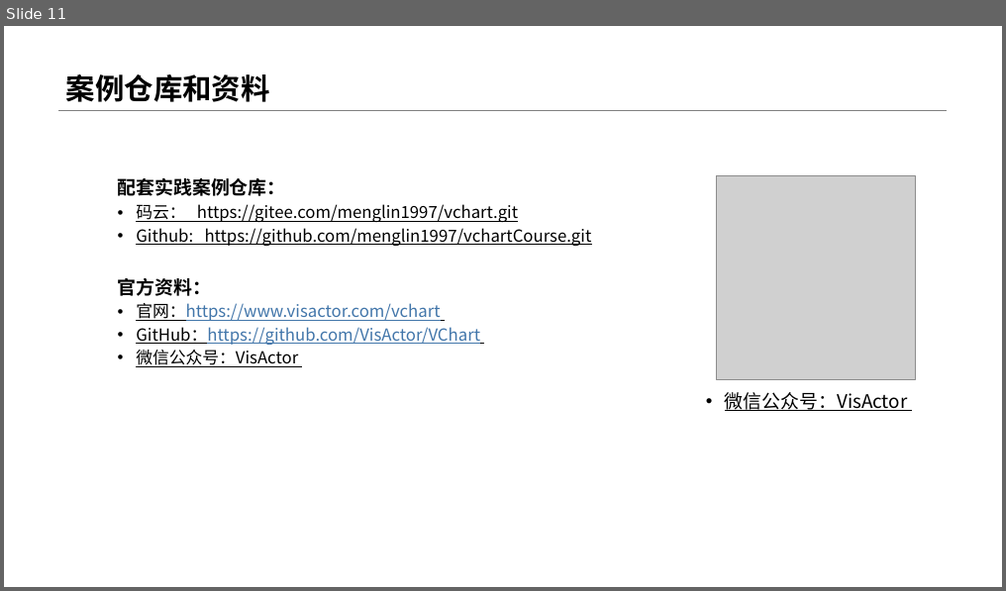
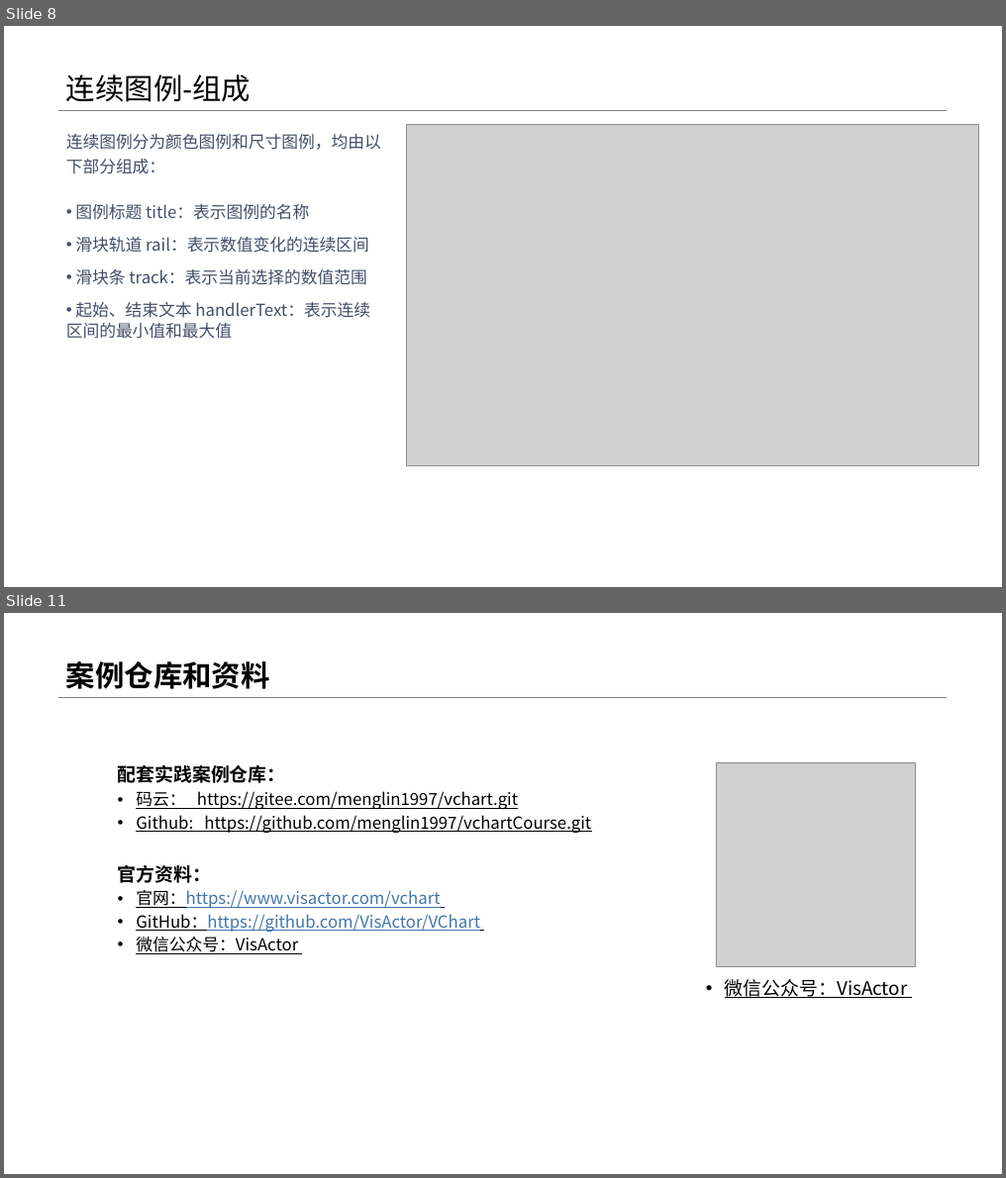
Before and after one commit to menglin1997/vchartCourse, a slide deck: code/Chapter 2 - Detailed Explanation of Chart Concepts/11-Legend/11-Legend图例.pptx. Shown one above the other, each under a label of ours: slide 11 before the commit, slides 8 and 11 after it; the slides between them are not shown. The pictures are 1006x591 and 1006x1178 pixels, drawn with LibreOffice and Linux fonts; fonts in the diff are those of the drawing; grey boxes stand for pictures. Boxes give left, top, right and bottom in pixels: in the first picture for what was removed or moved away, otherwise in the second. Text is boxed around its words. In the diff, an @@ line names an element or a change of style, - is before the commit and + after.

```diff
--- a/code/Chapter 2 - Detailed Explanation of Chart Concepts/11-Legend/11-Legend图例.pptx
+++ b/code/Chapter 2 - Detailed Explanation of Chart Concepts/11-Legend/11-Legend图例.pptx
@@ slide 8 added at bbox=[4, 26, 1002, 587], background #FFFFFF; not listed: 1 template element that a slide beside it also shows @@
@@ title added at bbox=[66, 75, 251, 102], 28 pt, text #000000 @@
+连续图例-组成
@@ text added at bbox=[66, 134, 381, 339], 16 pt, text #424E66 @@
+连续图例分为颜色图例和尺寸图例，均由以下部分组成：
+• 图例标题 title：表示图例的名称
+• 滑块轨道 rail：表示数值变化的连续区间
+• 滑块条 track：表示当前选择的数值范围
+• 起始、结束文本 handlerText：表示连续区间的最小值和最大值
@@ picture added at bbox=[407, 124, 979, 467] @@
```
Also in this commit, not shown: 2 slides changed, 6 other slides added, 7 slides removed, 1 other file.
